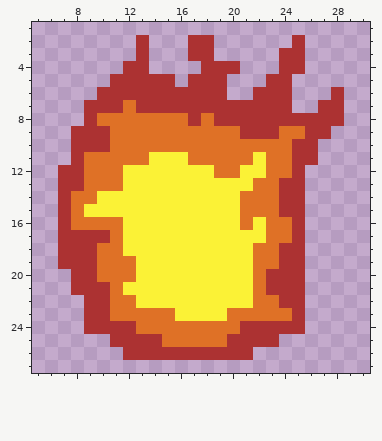
Pixel-art sprite, stored at assets/characters/fireball.png. The picture above was drawn from the file before the commit.
The file is 32x32 pixels. Shown: x 5..30, y 1..27.
Once edited:
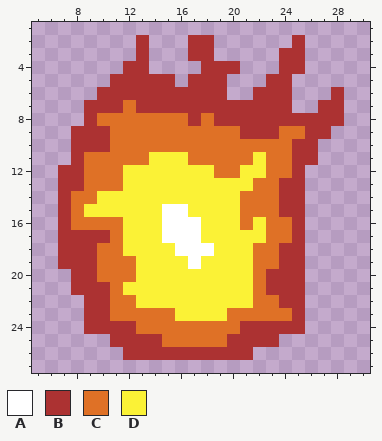
Palette (. is transparent): A #ffffff  B #ac3232  C #df7126  D #fbf236
Change:
Colour D becomes colour A in row 15 at x 15 to 16; in rows 16 to 17 at x 15 to 17; in row 18 at x 16 to 18; in row 19 at x 17.
Pixel boxes of the changes (left, top, right, bottom) in both pictures:
changed: (162, 204, 214, 269)
